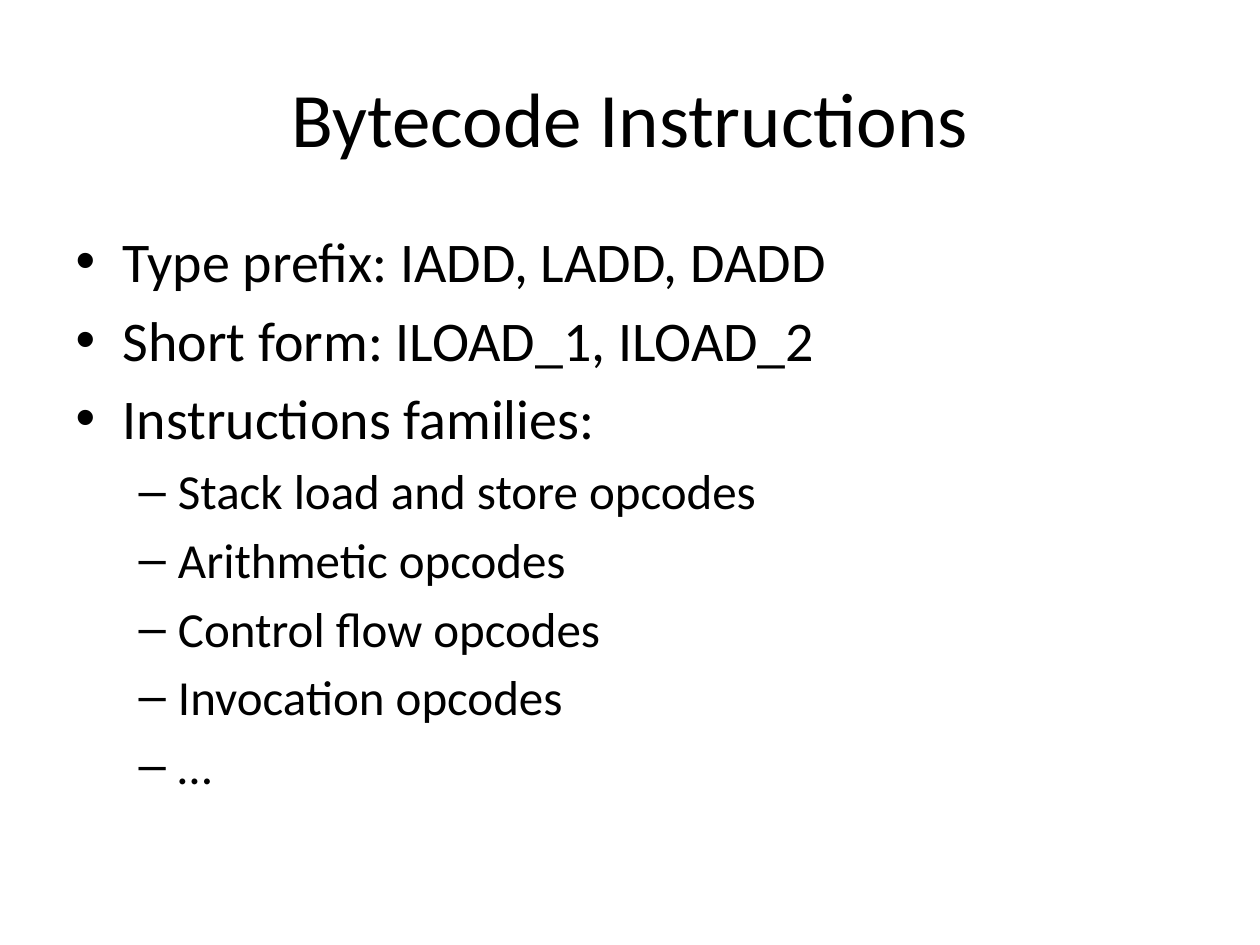
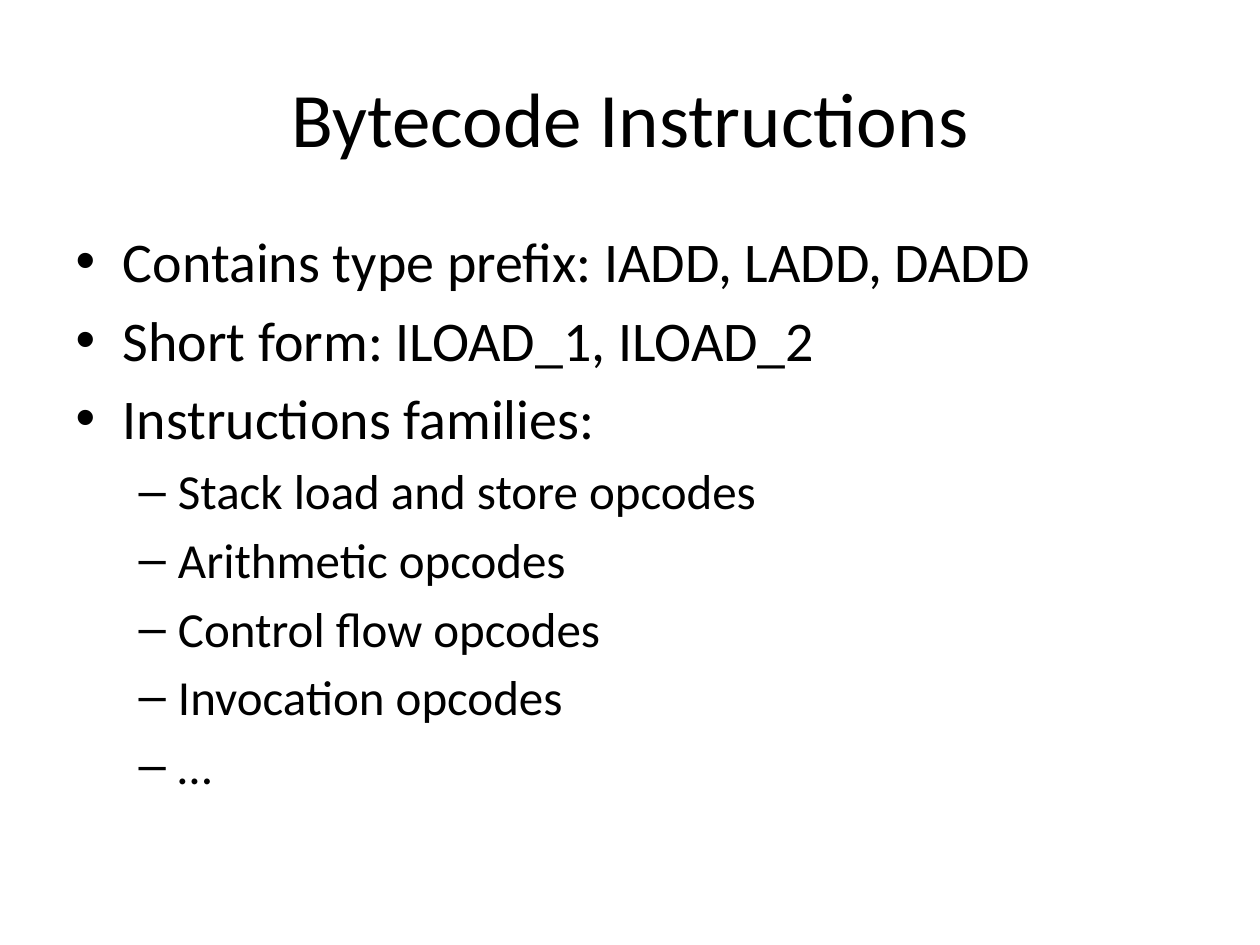
Before and after one commit to sdarioo/presentations, a slide deck: slide 10 of java_bytecode/bytecode.pptx (slide 9 before the commit). Drawn at 1260x945 pixels with LibreOffice and Linux fonts; fonts in the diff are those of the drawing. Boxes give left, top, right and bottom in pixels: in the first picture for what was removed or moved away, otherwise in the second. Text is boxed around its words. In the diff, an @@ line names an element or a change of style, - is before the commit and + after.

```diff
--- a/java_bytecode/bytecode.pptx
+++ b/java_bytecode/bytecode.pptx
@@ text at (x1=123, y1=243, x2=1030, y2=291): text changed @@
-• Type prefix: IADD, LADD, DADD
+• Contains type prefix: IADD, LADD, DADD
```
Also in this commit, not shown: 3 other slides changed, 1 slide added.
